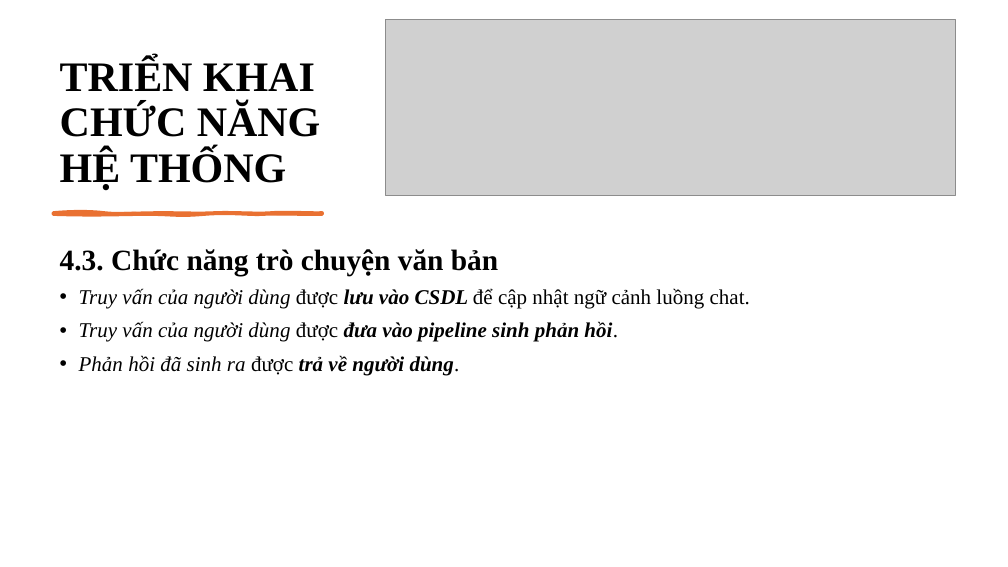
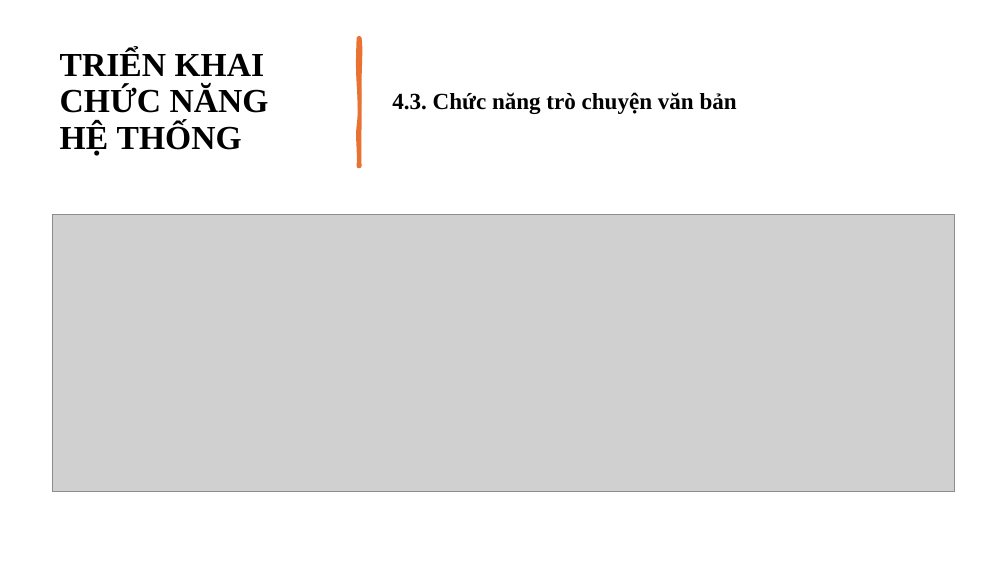
Before and after one commit to ngovanuc/Vietnamese_History_Chatbot, a slide deck: slide 24 of documents/slide bao cao v2.pptx (slide 52 before the commit). Drawn at 1008x567 pixels with LibreOffice and Linux fonts; fonts in the diff are those of the drawing; grey boxes stand for pictures. Boxes give left, top, right and bottom in pixels: in the first picture for what was removed or moved away, otherwise in the second. Text is boxed around its words. In the diff, an @@ line names an element or a change of style, - is before the commit and + after.

```diff
--- a/documents/slide bao cao v2.pptx
+++ b/documents/slide bao cao v2.pptx
@@ title "TRIỂN KHAI CHỨC NĂNG HỆ ...": place and size @@
-title "TRIỂN KHAI CHỨC NĂNG HỆ ..." at (60,58,321,190)
+title "TRIỂN KHAI CHỨC NĂNG HỆ ..." at (60,50,269,155)
@@ title "TRIỂN KHAI CHỨC NĂNG HỆ ..." at (60,50,269,155): size 40 to 32 pt; vertical alignment bottom to middle @@
@@ freeform shape added at (358,38,360,166), fill #E97132, outline #E97132 3.25 pt @@
@@ text "4.3. Chức năng trò chuyện ...": place and size @@
-text "4.3. Chức năng trò chuyện ..." at (60,249,750,375)
+text "4.3. Chức năng trò chuyện ..." at (392,92,737,114)
@@ text "4.3. Chức năng trò chuyện ..." at (392,92,737,114): size 28 to 22 pt; line spacing 1.14 to 0.9; vertical alignment top to middle @@
@@ picture: place and size @@
-picture at (385,20,956,195)
+picture at (52,214,955,492)
@@ freeform shape removed at (53,212,322,214) @@
@@ text at (79,288,750,375): paragraphs removed @@
-• Truy vấn của người dùng được lưu vào CSDL để cập nhật ngữ cảnh luồng chat.
-• Truy vấn của người dùng được đưa vào pipeline sinh phản hồi.
-• Phản hồi đã sinh ra được trả về người dùng.
```
Also in this commit, not shown: 25 other slides changed, 1 slide added, 32 slides removed.
